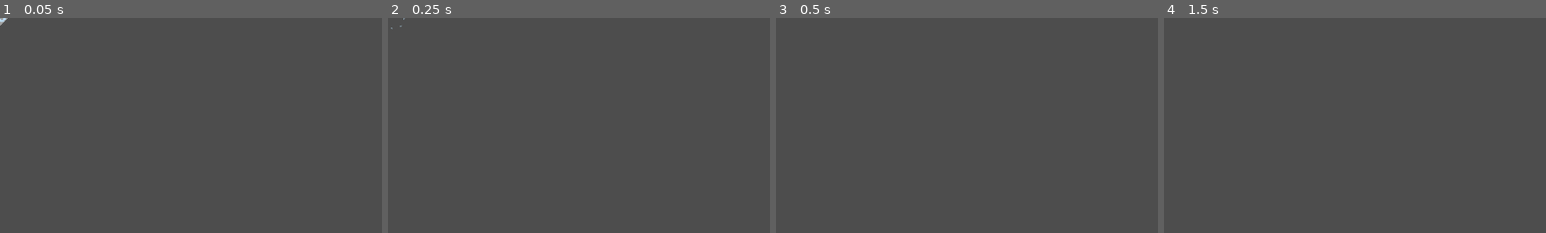
Above: before the commit, frames 1-4 (left to right).
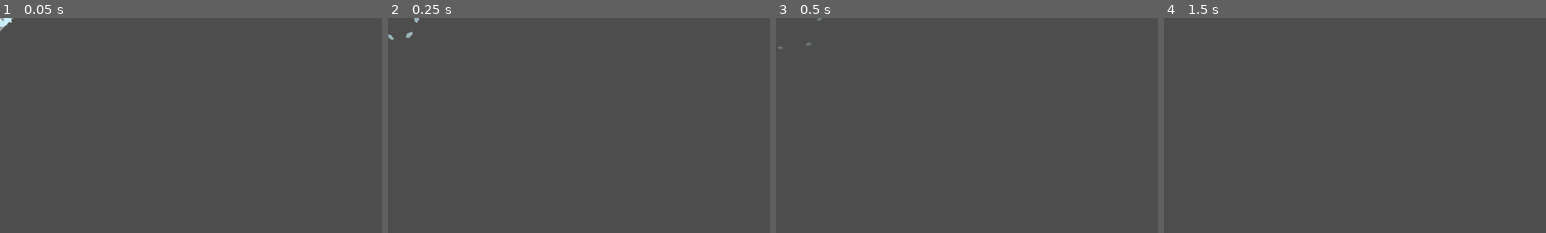
Above: after the commit, the same moments.

Repository: JacobLynch/hexvael
Game: Godot game, scene res://view/projectiles/frost_bolt_impact.tscn
The game is run twice, just before and just after one commit, with the same random seed, the same clock (stepped at 60 frames per second) and the same inputs. This scene is started directly instead of the project's main scene.
Inputs (mouse positions are % of the whole screen's width and height, from its top left):
- Up to frame 1 (0.05 s): no input
- Up to frame 2 (0.25 s): no input
- Up to frame 3 (0.5 s): no input
- Up to frame 4 (1.5 s): tap Enter at 0.5 s; move the mouse to (72, 45) at 0.52 s; hold D (move_right) 0.53-1.25 s; tap Space (dodge) at 0.6, 1.25 s; click (72, 45) at 0.67 s; drag from (30, 55) to (45, 70) at 1.27 s
The pictures show only the part of the screen within x 0-50%, y 0-50%; the shares and areas given below are measured in that part.

The runs differ from the first frame. In frame 1, 0.1% of the frame differs, in the area x 0-4%, y 0-7%; in frame 2, 0.1%; in frame 3, less than 0.1%; in frame 4, nothing differs.

Commit message:
fix: frost bolt rotation, particles, and visual feedback
- Rotate bolt visual to match projectile direction
- Set gravity=0 on motes and muzzle particles (top-down game)
- Remove scale on impact (was making fragments too small)
- Make impact fragments bigger and fade slower
- Add brief hold to enemy flash before fading back

Diff:
--- a/godot/view/projectiles/frost_bolt_impact.gd
+++ b/godot/view/projectiles/frost_bolt_impact.gd
@@ -2,8 +2,8 @@
 extends Node2D
 ## Impact shatter effect for frost bolt. Spawns angular fragments that scatter.
 
-const DURATION: float = 0.5
-const FRAGMENT_COUNT: int = 12
+const DURATION: float = 0.6
+const FRAGMENT_COUNT: int = 10
 
 @onready var flash: Polygon2D = $Flash
 @onready var light: PointLight2D = $Light
@@ -30,7 +30,7 @@
 
 func _create_fragment() -> Polygon2D:
 	var frag = Polygon2D.new()
-	var size = 4.0 + randf() * 6.0
+	var size = 6.0 + randf() * 8.0  # Bigger fragments
 	# Angular shard shape
 	frag.polygon = PackedVector2Array([
 		Vector2(-size, 0),
@@ -39,7 +39,7 @@
 		Vector2(size * 0.6, size * 0.4),
 		Vector2(-size * 0.3, size * 0.5),
 	])
-	frag.color = Color(0.75, 0.9, 1.0, 0.9)
+	frag.color = Color(0.8, 0.95, 1.0, 1.0)  # Brighter
 	return frag
 
 
@@ -74,8 +74,8 @@
 		frag.position += vel * delta
 		frag.rotation += rot_speed * delta
 
-		# Slow down and shrink
-		vel *= 0.95
+		# Slow down and shrink (gentler fade)
+		vel *= 0.96
 		frag.set_meta("velocity", vel)
-		frag.scale *= (1.0 - delta * 2.0)
-		frag.modulate.a -= delta * 2.0
+		frag.scale *= (1.0 - delta * 1.2)
+		frag.modulate.a -= delta * 1.5
--- a/godot/view/projectiles/frost_bolt_impact.tscn
+++ b/godot/view/projectiles/frost_bolt_impact.tscn
@@ -3,7 +3,6 @@
 [ext_resource type="Script" path="res://view/projectiles/frost_bolt_impact.gd" id="1_script"]
 
 [node name="FrostBoltImpact" type="Node2D"]
-scale = Vector2(0.6, 0.6)
 script = ExtResource("1_script")
 
 [node name="Flash" type="Polygon2D" parent="."]
--- a/godot/view/projectiles/frost_bolt_muzzle.tscn
+++ b/godot/view/projectiles/frost_bolt_muzzle.tscn
@@ -25,6 +25,7 @@
 emission_shape = 0
 direction = Vector2(1, 0)
 spread = 30.0
+gravity = Vector2(0, 0)
 initial_velocity_min = 100.0
 initial_velocity_max = 180.0
 scale_amount_min = 2.0
--- a/godot/view/projectiles/frost_bolt_visual.tscn
+++ b/godot/view/projectiles/frost_bolt_visual.tscn
@@ -47,6 +47,7 @@
 emission_sphere_radius = 15.0
 direction = Vector2(-1, 0)
 spread = 30.0
+gravity = Vector2(0, 0)
 initial_velocity_min = 20.0
 initial_velocity_max = 40.0
 scale_amount_min = 1.5
--- a/godot/view/projectiles/projectile_view.gd
+++ b/godot/view/projectiles/projectile_view.gd
@@ -54,6 +54,9 @@
 		return
 	var node := _make_visual(event["type_id"], event["owner_player_id"])
 	node.position = event["position"]
+	# Rotate visual to match projectile direction
+	var dir: Vector2 = event.get("direction", Vector2.RIGHT)
+	node.rotation = dir.angle()
 	add_child(node)
 	_visuals[id] = node
 
--- a/godot/view/world/enemy_view.gd
+++ b/godot/view/world/enemy_view.gd
@@ -171,5 +171,7 @@
 		return
 	var original_color = ENEMY_COLOR
 	_visual.color = color
+	# Brief hold at flash color, then fade back
 	var tween = create_tween()
-	tween.tween_property(_visual, "color", original_color, duration)
+	tween.tween_interval(duration * 0.3)  # Hold
+	tween.tween_property(_visual, "color", original_color, duration * 0.7)
